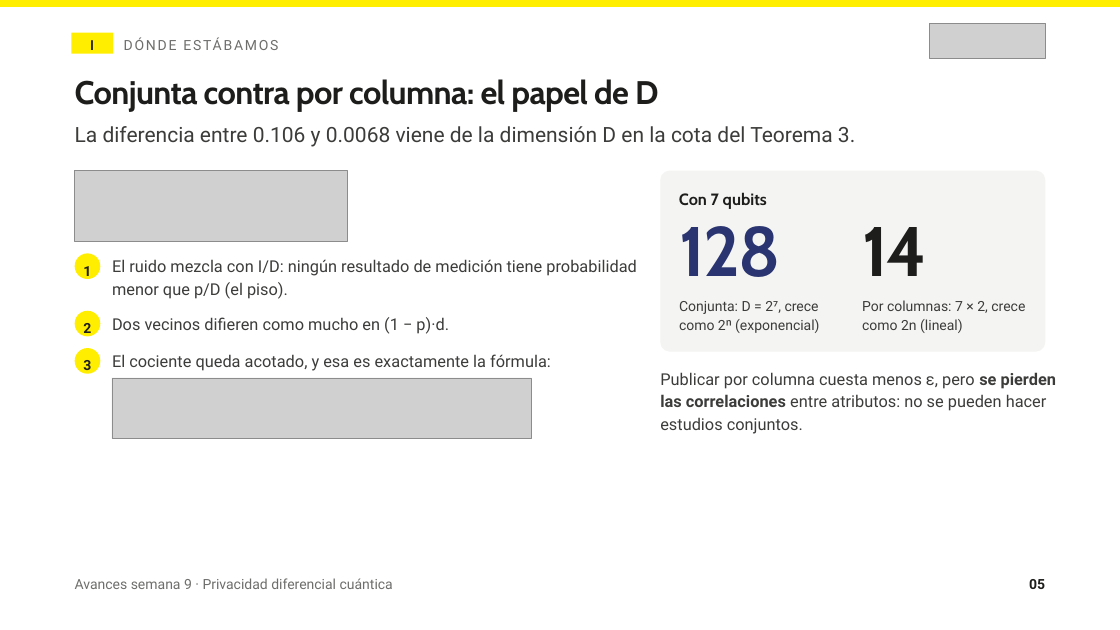
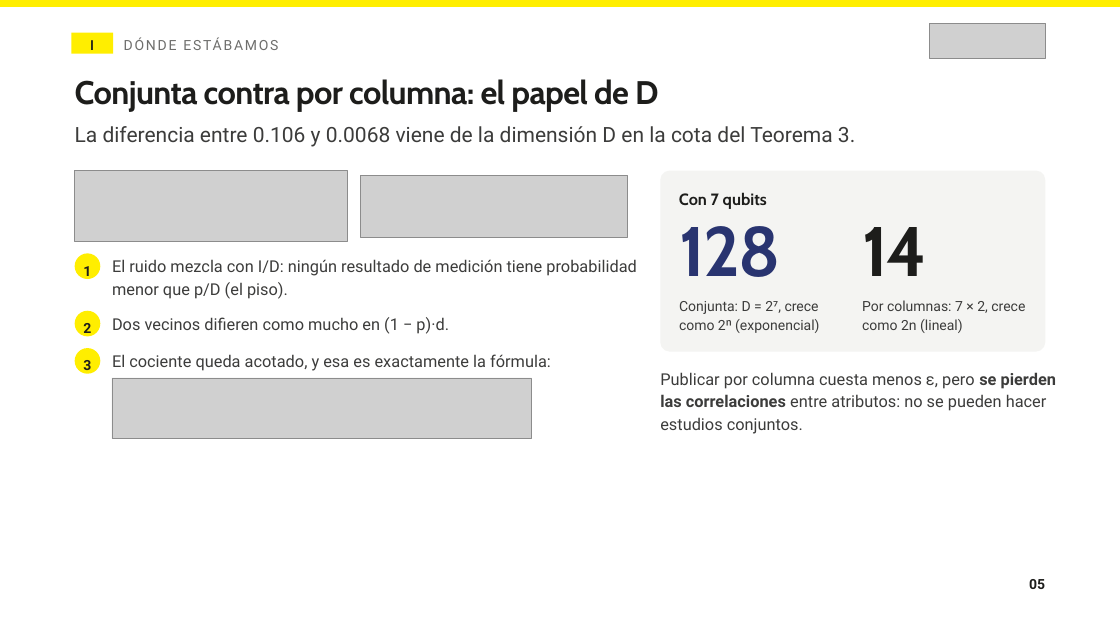
Before and after one commit to tomasSiSa18/TesisPregrado, a slide deck: slide 5 of PresentacionSemana10/Avances semana 10.pptx. Drawn at 1120x630 pixels with LibreOffice and Linux fonts; fonts in the diff are those of the drawing; grey boxes stand for pictures. Boxes give left, top, right and bottom in pixels: in the first picture for what was removed or moved away, otherwise in the second. Text is boxed around its words. In the diff, an @@ line names an element or a change of style, - is before the commit and + after.

```diff
--- a/PresentacionSemana10/Avances semana 10.pptx
+++ b/PresentacionSemana10/Avances semana 10.pptx
@@ picture added at (x1=361, y1=176, x2=628, y2=237) @@
@@ text removed at (x1=75, y1=578, x2=393, y2=589) @@
-Avances semana 9 · Privacidad diferencial cuántica
```
Also in this commit, not shown: 37 other slides changed.
